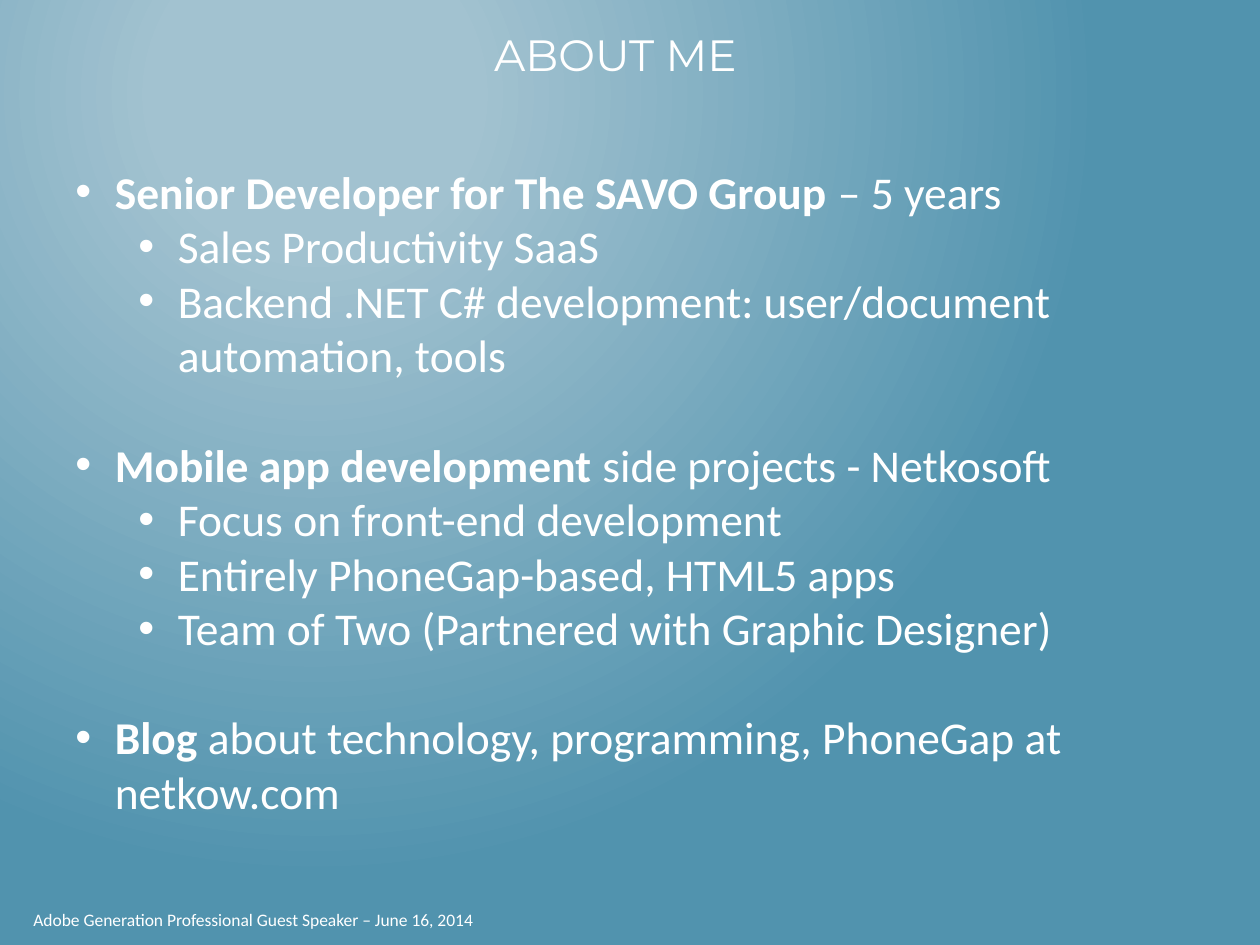
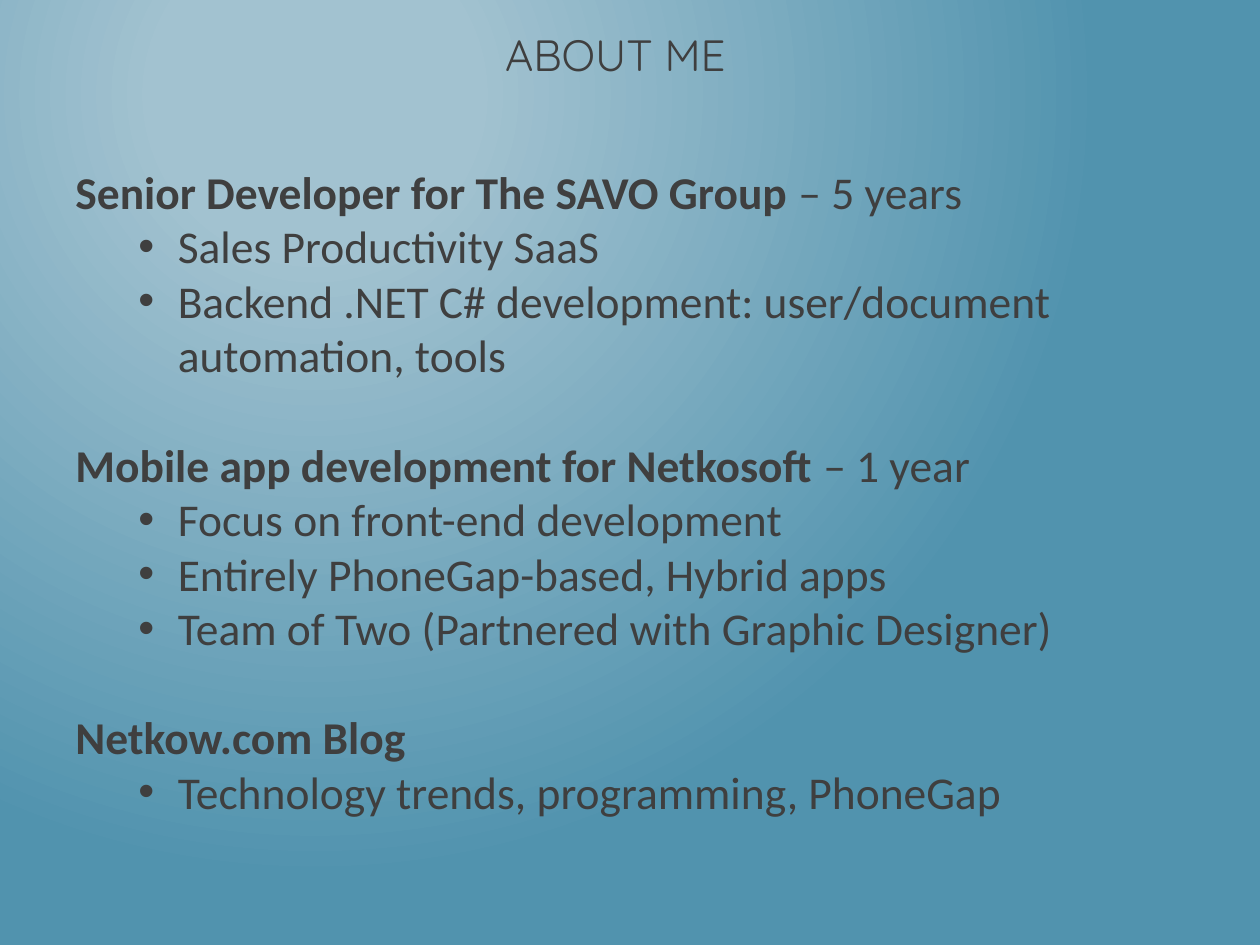
Before and after one commit to dotNetkow/Presentations, a slide deck: slide 2 of That Conference 2014/Building PhoneGap Mobile App w KendoUI.pptx. Drawn at 1260x945 pixels with LibreOffice and Linux fonts; fonts in the diff are those of the drawing. Boxes give left, top, right and bottom in pixels: in the first picture for what was removed or moved away, otherwise in the second. Text is boxed around its words. In the diff, an @@ line names an element or a change of style, - is before the commit and + after.

```diff
--- a/That Conference 2014/Building PhoneGap Mobile App w KendoUI.pptx
+++ b/That Conference 2014/Building PhoneGap Mobile App w KendoUI.pptx
@@ title "ABOUT ME" at [505,40,726,72]: font Montserrat to Quicksand, text colour #FFFFFF to #3F3F3F @@
@@ text at [75,177,1051,653]: text colour #FFFFFF to #3F3F3F in "Senior Developer for The SAVO Group – ...", "Sales Productivity SaaS", "Backend .NET C# development: user/document automation, tools", "Focus on front-end development" and 1 more places; bullet • to none @@
@@ text at [75,450,969,489]: text changed; text colour #FFFFFF to #3F3F3F; bold on @@
-• Mobile app development side projects - Netkosoft
+Mobile app development for Netkosoft – 1 year
@@ text at [178,559,886,599]: text changed; text colour #FFFFFF to #3F3F3F @@
-  • Entirely PhoneGap-based, HTML5 apps
+  • Entirely PhoneGap-based, Hybrid apps
@@ text at [75,722,1000,817]: text changed; text colour #FFFFFF to #3F3F3F @@
-• Blog about technology, programming, PhoneGap at netkow.com
+Netkow.com Blog
+  • Technology trends, programming, PhoneGap
@@ text removed at [33,914,472,929] @@
-Adobe Generation Professional Guest Speaker – June 16, 2014
```
Also in this commit, not shown: 9 other slides changed, 13 slides added, 1 slide removed.
